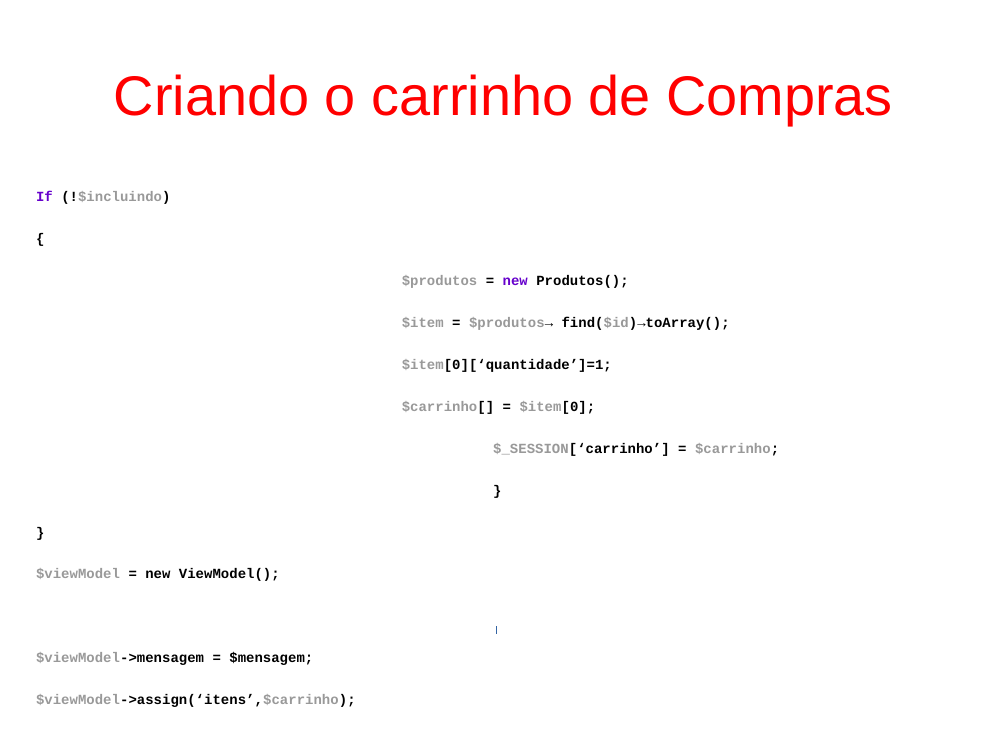
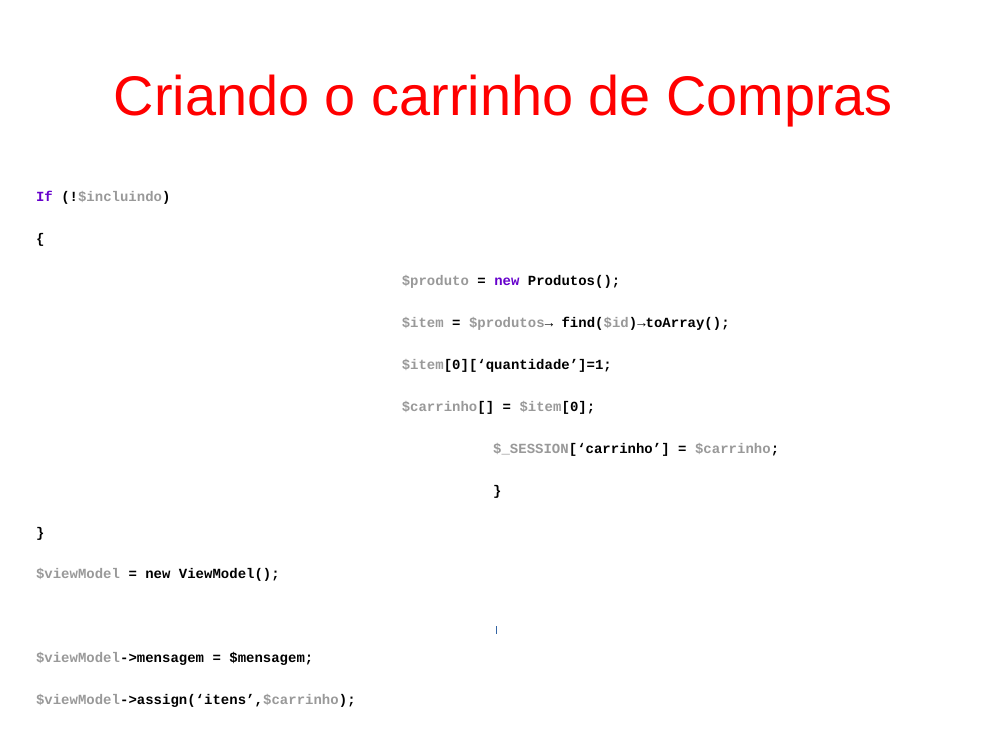
Before and after one commit to fgsl/lojasacme, a slide deck: slide 82 of docs/tutorial.odp (slide 81 before the commit). Drawn at 1008x756 pixels with LibreOffice and Linux fonts; fonts in the diff are those of the drawing. Boxes give left, top, right and bottom in pixels: in the first picture for what was removed or moved away, otherwise in the second. Text is boxed around its words. In the diff, an @@ line names an element or a change of style, - is before the commit and + after.

```diff
--- a/docs/tutorial.odp
+++ b/docs/tutorial.odp
@@ text at bbox=[402, 275, 620, 288]: text changed @@
-$produtos = new Produtos();
+$produto = new Produtos();
```
Also in this commit, not shown: 4 other slides changed, 1 slide added, 1 other file.
